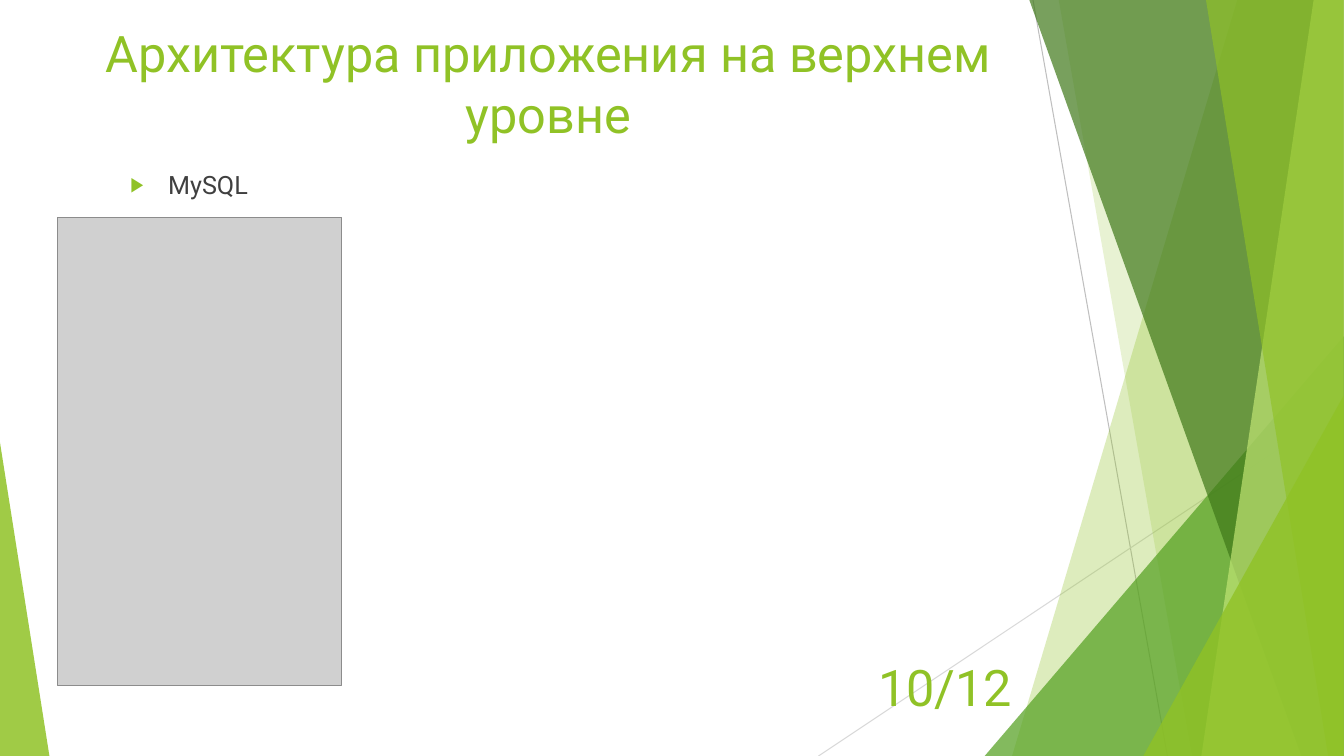
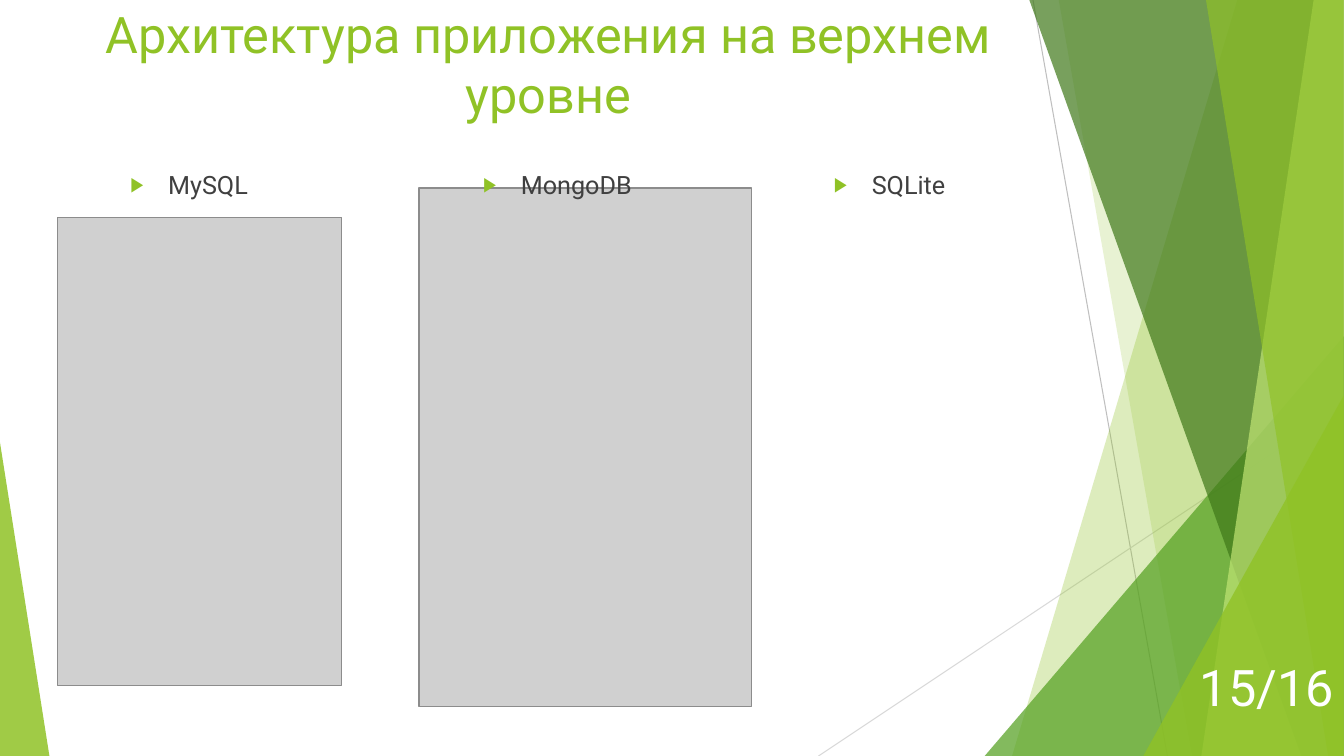
Before and after one commit to enitnel/mysterious-project, a slide deck: slide 15 of Dms coursework presentation.pptx (slide 10 before the commit). Drawn at 1344x756 pixels with LibreOffice and Linux fonts; fonts in the diff are those of the drawing; grey boxes stand for pictures. Boxes give left, top, right and bottom in pixels: in the first picture for what was removed or moved away, otherwise in the second. Text is boxed around its words. In the diff, an @@ line names an element or a change of style, - is before the commit and + after.

Commit message:
MongoDB is done

```diff
--- a/Dms coursework presentation.pptx
+++ b/Dms coursework presentation.pptx
@@ title "Архитектура приложения на верхнем уровне": place and size @@
-title "Архитектура приложения на верхнем уровне" at [106,36,990,144]
+title "Архитектура приложения на верхнем уровне" at [106,17,990,124]
@@ text added at [521,171,632,199], 18 pt, text #404040 @@
+▶ MongoDB
@@ text added at [872,176,946,197], 18 pt, text #404040 @@
+▶ SQLite
@@ picture added at [419,189,752,707] @@
@@ page number removed at [878,669,1012,709] @@
-10/12
@@ page number added at [1200,670,1334,709], 36 pt, text #FFFFFF @@
+15/16
```
Also in this commit, not shown: 11 other slides changed, 4 slides added, 58 other files.
